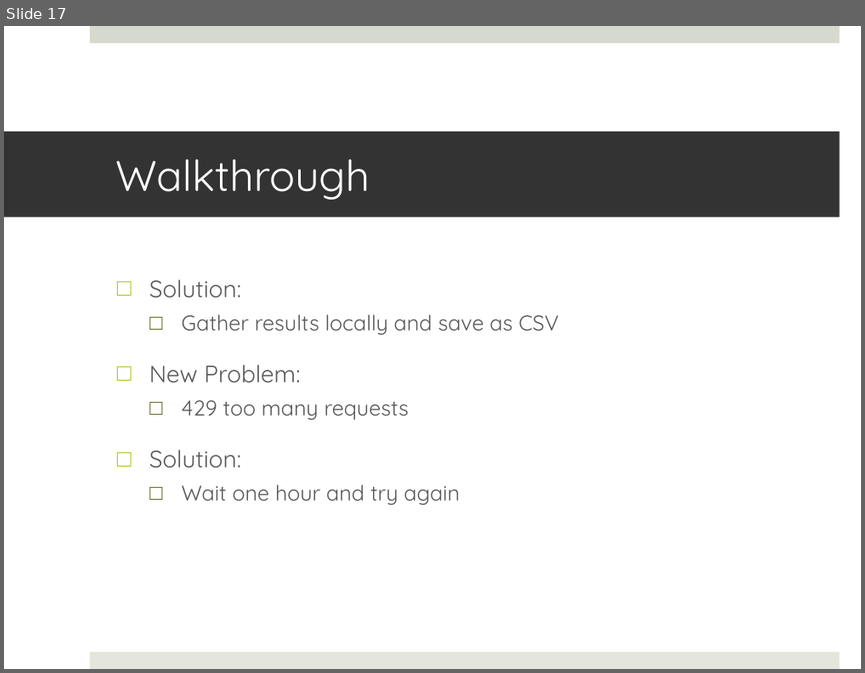
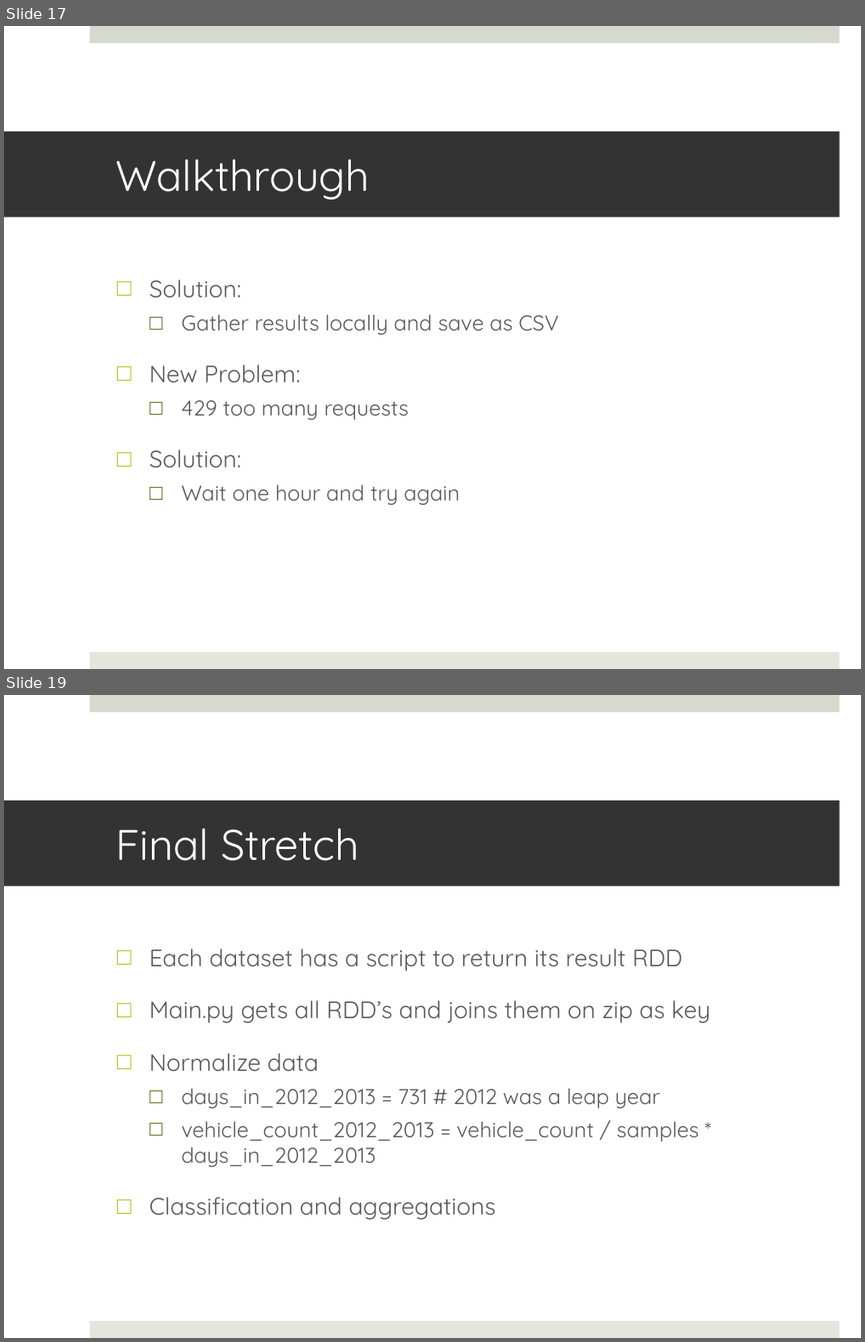
Before and after one commit to JKasakyan/BDM-Final-Project, a slide deck: Documents/Kasakyan_James_Proposal_Final_Presentation.pptx. Shown one above the other, each under a label of ours: slide 17 before the commit, slides 17 and 19 after it; the slides between them are not shown. The pictures are 865x673 and 865x1342 pixels, drawn with LibreOffice and Linux fonts; fonts in the diff are those of the drawing. Boxes give left, top, right and bottom in pixels: in the first picture for what was removed or moved away, otherwise in the second. Text is boxed around its words. In the diff, an @@ line names an element or a change of style, - is before the commit and + after.

```diff
--- a/Documents/Kasakyan_James_Proposal_Final_Presentation.pptx
+++ b/Documents/Kasakyan_James_Proposal_Final_Presentation.pptx
@@ slide 19 added at <box>4,695,861,1338</box>, background #FFFFFF; not listed: 2 template elements that a slide beside it also shows @@
@@ title added at <box>4,800,840,886</box>, fill #333333, 36 pt, text #FFFFFF @@
+Final Stretch
@@ text added at <box>149,948,710,1219</box>, 20 pt, text #595959 @@
+□ Each dataset has a script to return its result RDD
+□ Main.py gets all RDD’s and joins them on zip as key
+□ Normalize data
+  □ days_in_2012_2013 = 731 # 2012 was a leap year
+  □ vehicle_count_2012_2013 = vehicle_count / samples * days_in_2012_2013
+□ Classification and aggregations
```
Also in this commit, not shown: 2 slides changed, 7 other slides added, 1 slide removed.
